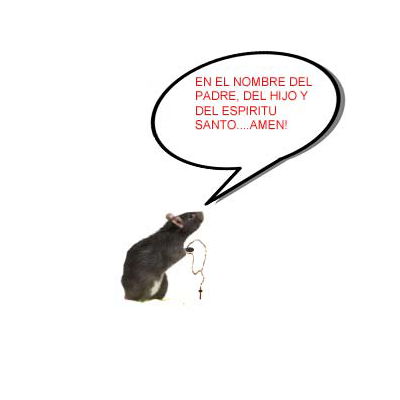
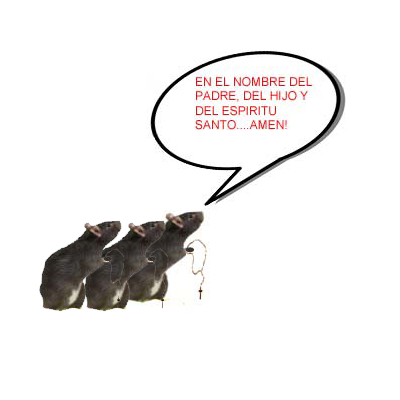
The second 400×400 image is a revision of the first. Changes to its layers:
added layer "Layer 1 copy" above "Layer 1 copy 2" over [39, 220, 125, 312]
added layer "Layer 1 copy 2" above "Layer 1" over [82, 220, 169, 312]
added layer "Layer 1" above "Background" over [114, 220, 169, 310]
added layer "Background" over [39, 220, 169, 312]
